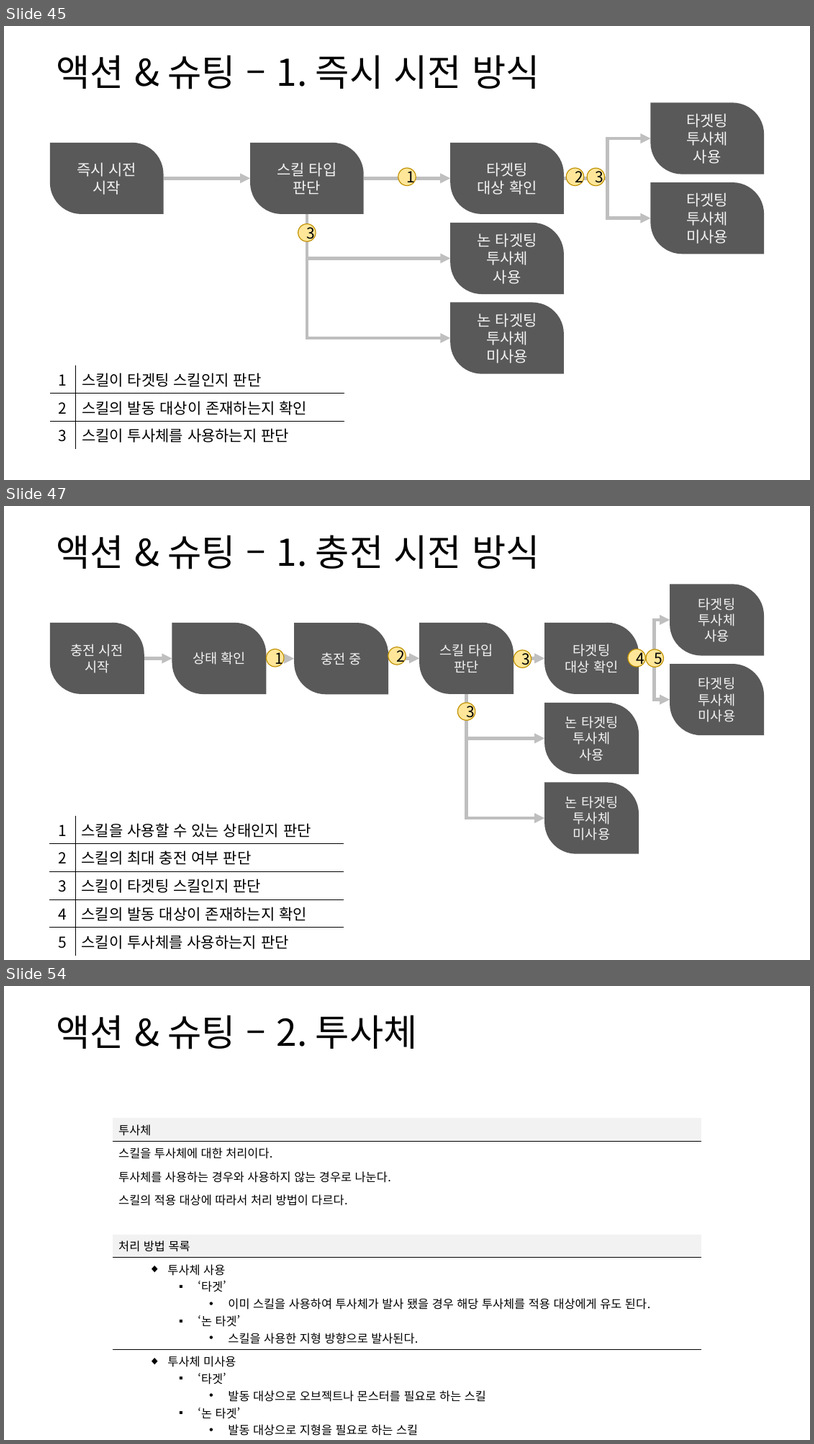
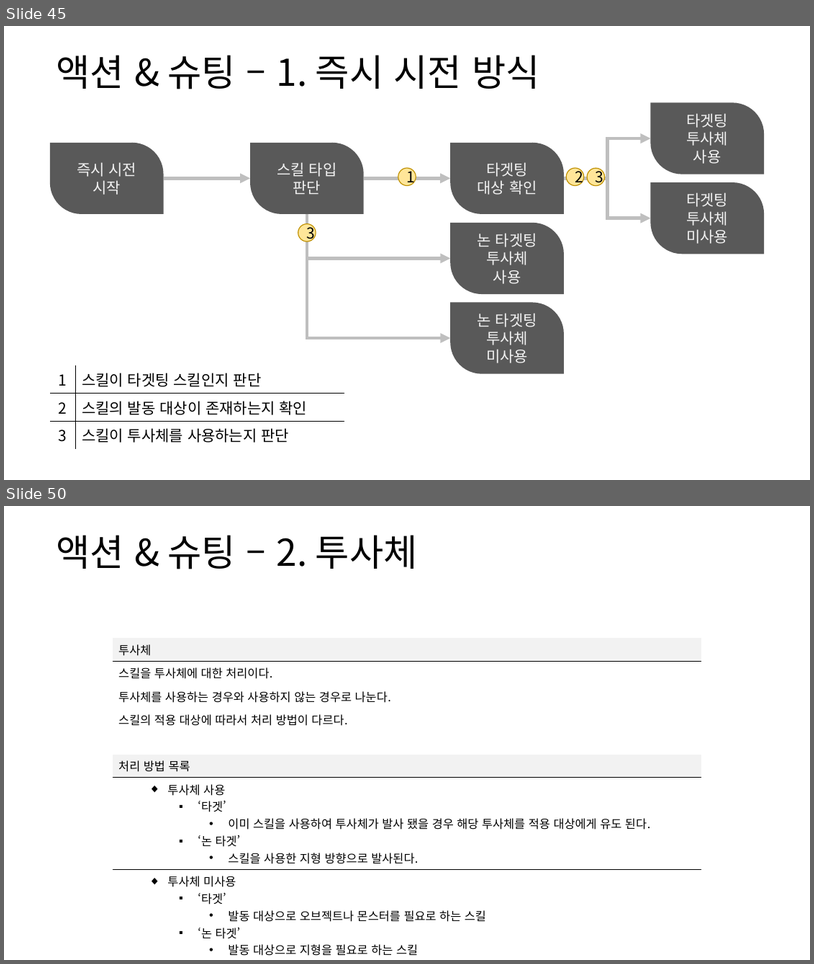
Before and after one commit to yjk0401/unityenginebasic_9th, a slide deck: 기획/방랑엽사전/스킬 시스템 기획서.pptx. Shown one above the other, each under a label of ours: slides 45, 47 and 54 before the commit, slides 45 and 50 after it; the slides between them are not shown. The pictures are 814x1444 and 814x964 pixels, drawn with LibreOffice and Linux fonts; fonts in the diff are those of the drawing. Boxes give left, top, right and bottom in pixels: in the first picture for what was removed or moved away, otherwise in the second. Text is boxed around its words. In the diff, an @@ line names an element or a change of style, - is before the commit and + after.

```diff
--- a/기획/방랑엽사전/스킬 시스템 기획서.pptx
+++ b/기획/방랑엽사전/스킬 시스템 기획서.pptx
@@ slide 47 removed at bbox=[4, 506, 810, 960], background #FFFFFF @@
@@ text removed at bbox=[56, 535, 540, 569] @@
-액션 & 슈팅 – 1. 충전 시전 방식
@@ ellipse removed at bbox=[267, 649, 284, 667] @@
-1
@@ ellipse removed at bbox=[388, 647, 406, 664] @@
-2
@@ ellipse removed at bbox=[514, 650, 532, 667] @@
-3
@@ ellipse removed at bbox=[628, 649, 646, 667] @@
-4
@@ ellipse removed at bbox=[646, 649, 664, 667] @@
-5
@@ group removed at bbox=[50, 584, 764, 854]: 9 round diag rects, 8 elbow arrows @@
-충전 시전
-시작
-타겟팅
-대상 확인
-타겟팅
-투사체
-사용
-타겟팅
-투사체
-미사용
-스킬 타입 판단
-논 타겟팅
-투사체
-사용
-논 타겟팅
-투사체
-미사용
-상태 확인
-충전 중
@@ ellipse removed at bbox=[458, 703, 476, 720] @@
-3
@@ table removed at bbox=[50, 815, 345, 952], 5 rows, 2 columns @@
-1 | 스킬을 사용할 수 있는 상태인지 판단
-2 | 스킬의 최대 충전 여부 판단
-3 | 스킬이 타겟팅 스킬인지 판단
-4 | 스킬의 발동 대상이 존재하는지 확인
-5 | 스킬이 투사체를 사용하는지 판단
@@ what was slide 54 is now slide 50 @@
```
Also in this commit, not shown: 6 slides changed, 4 other slides removed, 2 other files.
